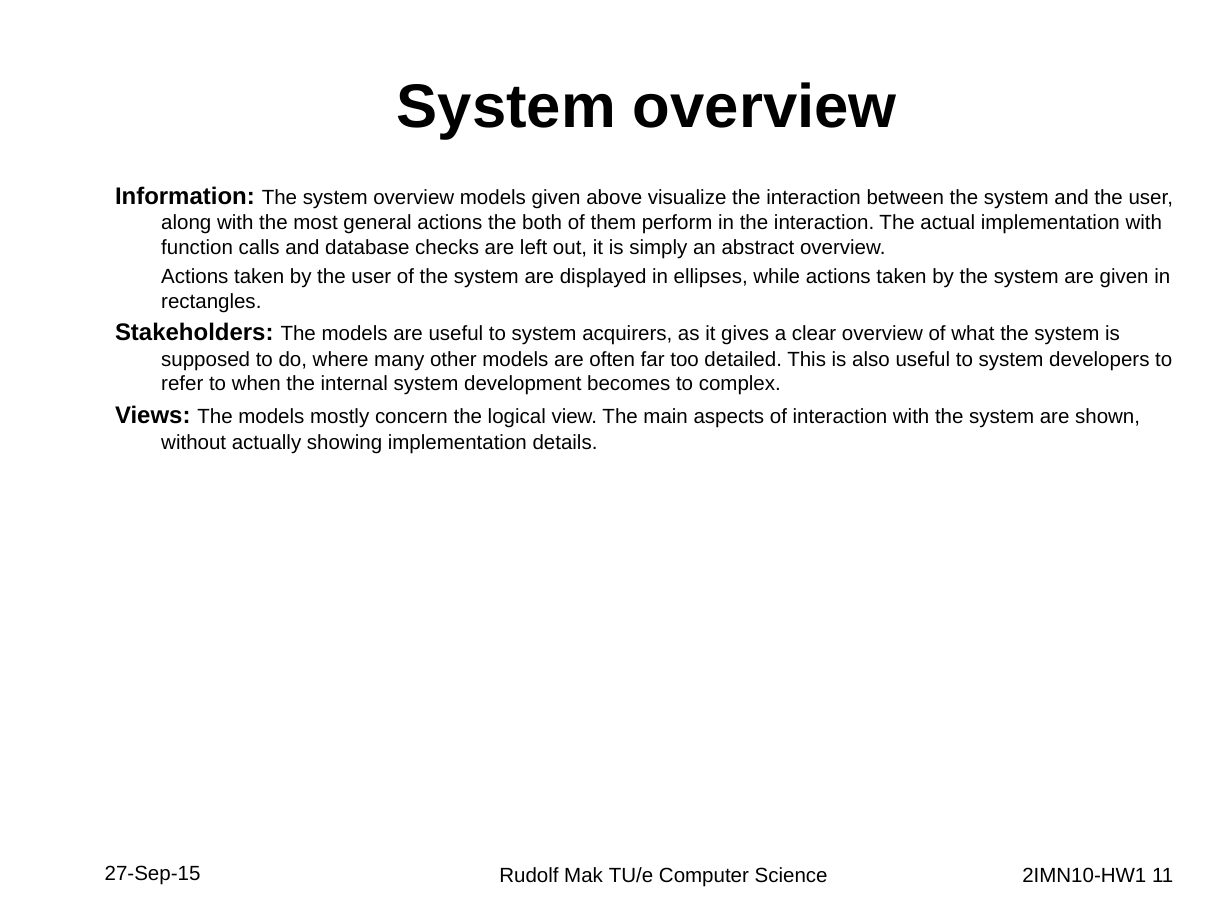
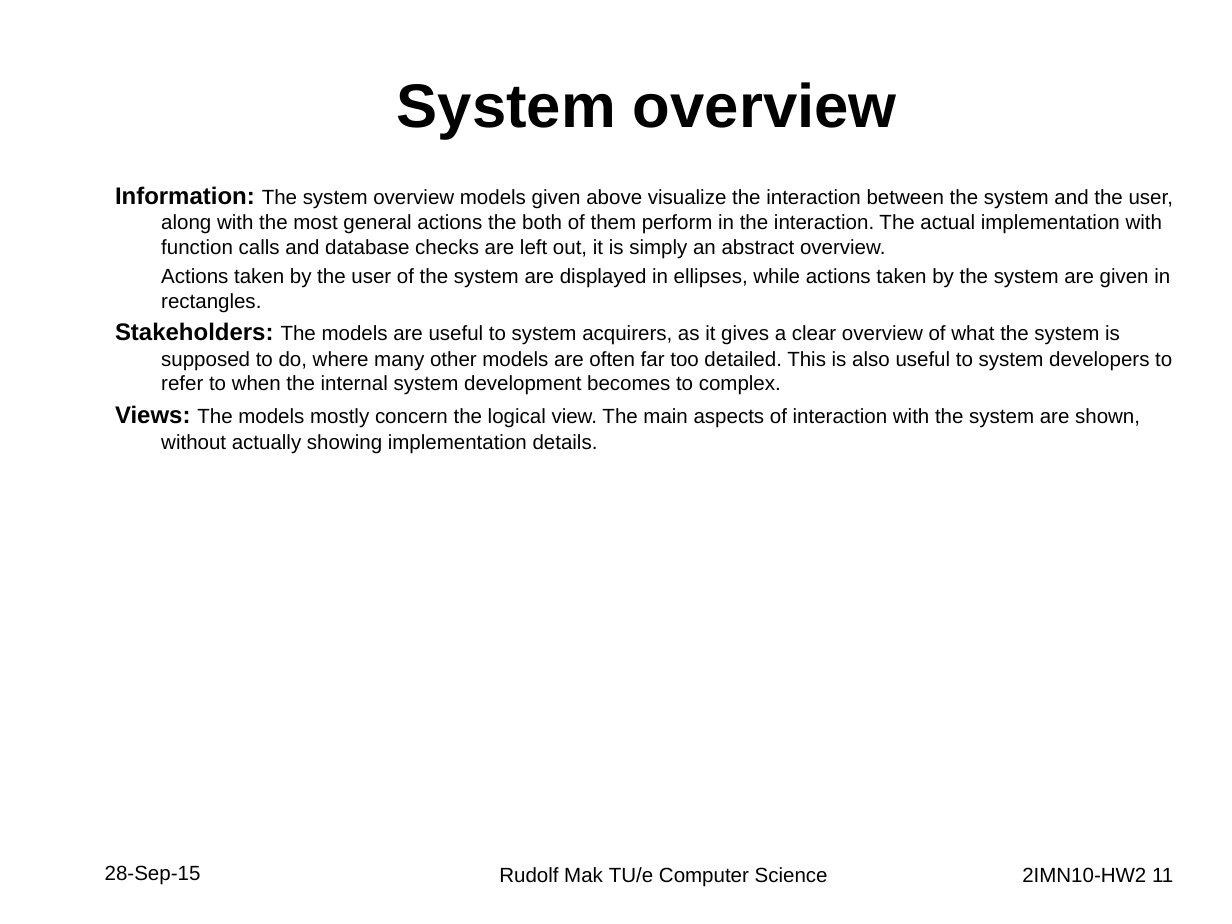
Before and after one commit to JasperSelman/2IMN10-Arhictecture, a slide deck: slide 11 of Assignment2/HomeworkAssignment2_JasperSelman_RamonDeVaan.pptx. Drawn at 1232x924 pixels with LibreOffice and Linux fonts; fonts in the diff are those of the drawing. Boxes give left, top, right and bottom in pixels: in the first picture for what was removed or moved away, otherwise in the second. Text is boxed around its words. In the diff, an @@ line names an element or a change of style, - is before the commit and + after.

Commit message:
kleine typo's

```diff
--- a/Assignment2/HomeworkAssignment2_JasperSelman_RamonDeVaan.pptx
+++ b/Assignment2/HomeworkAssignment2_JasperSelman_RamonDeVaan.pptx
@@ text at [105, 865, 201, 885]: text changed @@
-27-Sep-15
+28-Sep-15
@@ page number at [1022, 867, 1173, 883]: text changed @@
-2IMN10-HW1 11
+2IMN10-HW2 11
```
Also in this commit, not shown: 11 other slides changed.
